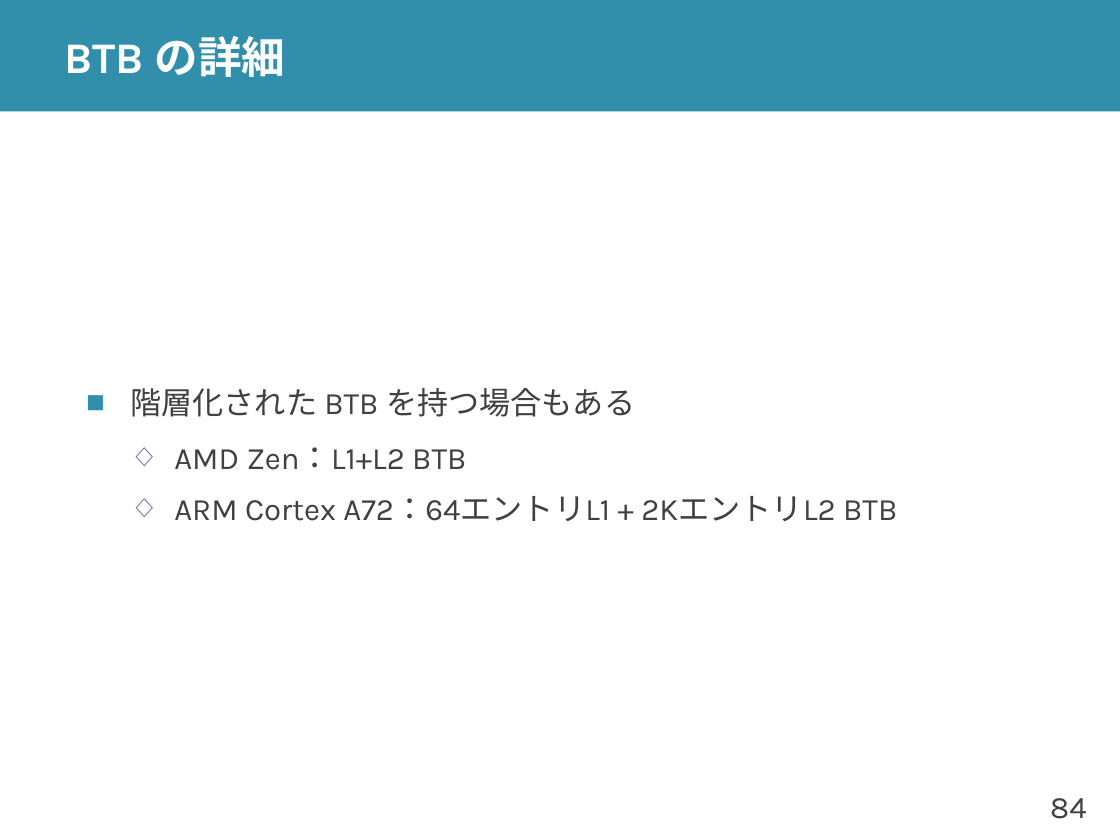
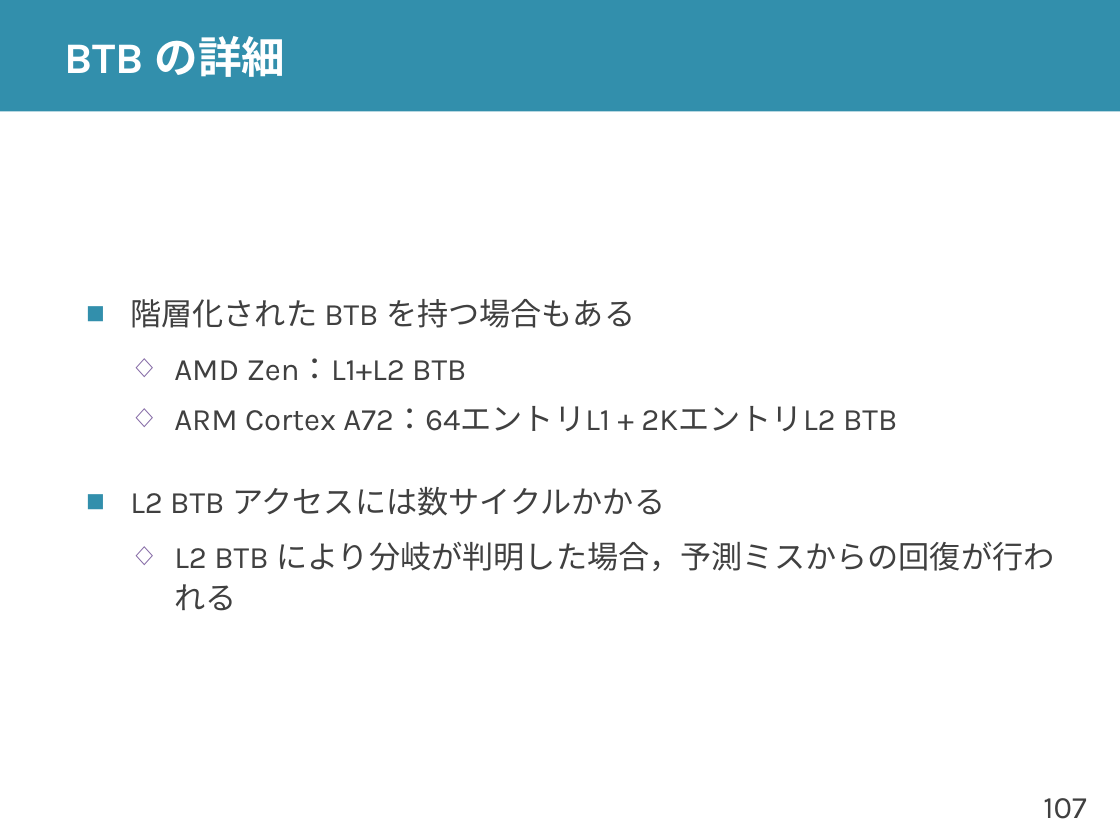
Before and after one commit to shioyadan/advanced-computer-organization, a slide deck: slide 107 of aco-shioya-05.pptx (slide 84 before the commit). Drawn at 1120x840 pixels with LibreOffice and Linux fonts; fonts in the diff are those of the drawing. Boxes give left, top, right and bottom in pixels: in the first picture for what was removed or moved away, otherwise in the second. Text is boxed around its words. In the diff, an @@ line names an element or a change of style, - is before the commit and + after.

```diff
--- a/aco-shioya-05.pptx
+++ b/aco-shioya-05.pptx
@@ text at (x1=130, y1=487, x2=1054, y2=611): paragraphs added @@
+■ L2 BTB アクセスには数サイクルかかる
+  ◇ L2 BTB により分岐が判明した場合，予測ミスからの回復が行われる
@@ page number at (x1=1043, y1=798, x2=1086, y2=819): text changed @@
-84
+107
```
Also in this commit, not shown: 17 other slides changed, 23 slides added, 1 other file.
